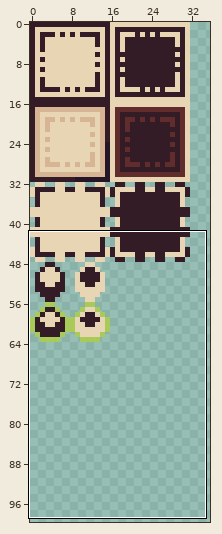
Pixel-art file -- assets/sprites/ui/menu-assets/atlas_ui_v2.aseprite. The first picture is a wide view before the edit; the outline marks the close-up.
Close-up. Before the commit:
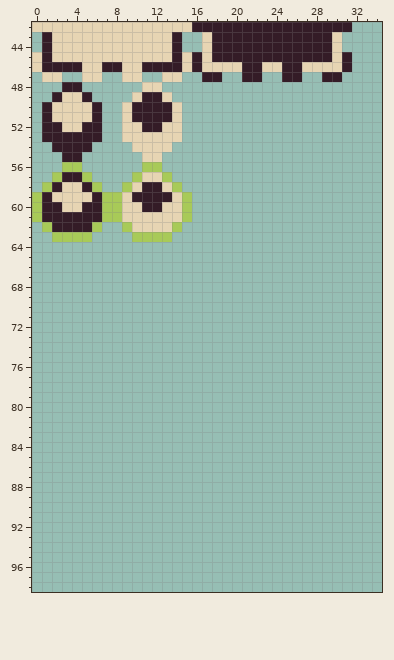
256x256 pixels, 1 frame. Shown: x 0..34, y 42..98. The old version is drawn lined up with the new one, on the new canvas. The wide view leaves out empty margins.
The same view after the edit:
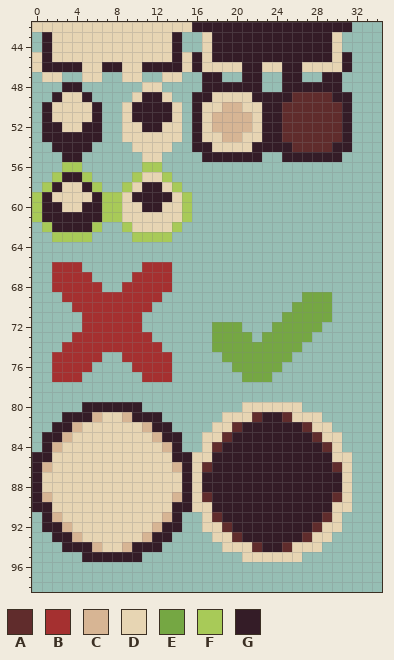
Palette (. is transparent): A #602c2c  B #a53030  C #d7b594  D #e7d5b3  E #75a743  F #a8ca58  G #341c27
What changed:
canvas 256x256 -> 128x128 (the part of the old canvas that was cut away was empty and is not shown)
The edit adds colour A in row 49 at x 26 to 29; in rows 50 to 53 at x 25 to 30; in row 54 at x 26 to 29; in row 81 at x 22 and 25; in row 82 at x 20 and 27; in row 83 at x 19 and 28.
The edit adds colour A in row 84 at x 18 and 29; in row 86 at x 17 and 30; in row 89 at x 17 and 30; in row 91 at x 18 and 29; in row 92 at x 19 and 28; in row 93 at x 20 and 27.
The edit adds colour A in row 94 at x 22 and 25.
The edit adds colour B in row 66 at x 2 to 4 and 11 to 13; in row 67 at x 2 to 5 and 10 to 13; in row 68 at x 2 to 6 and 9 to 13; in row 69 at x 3 to 12; in row 70 at x 4 to 11; in rows 71 to 72 at x 5 to 10.
The edit adds colour B in row 73 at x 4 to 11; in row 74 at x 3 to 12; in row 75 at x 2 to 6 and 9 to 13; in row 76 at x 2 to 5 and 10 to 13; in row 77 at x 2 to 4 and 11 to 13.
The edit adds colour C in row 50 at x 19 to 20; in rows 51 to 52 at x 18 to 21; in row 53 at x 19 to 20; in row 81 at x 6 and 9; in row 82 at x 4 and 11; in row 83 at x 3 and 12.
The edit adds colour C in row 84 at x 2 and 13; in row 86 at x 1 and 14; in row 89 at x 1 and 14; in row 91 at x 2 and 13; in row 92 at x 3 and 12; in row 93 at x 4 and 11.
The edit adds colour C in row 94 at x 6 and 9.
The edit adds colour D in row 49 at x 18 to 21; in row 50 at x 17 to 18 and 21 to 22; in rows 51 to 52 at x 17 and 22; in row 53 at x 17 to 18 and 21 to 22; in row 54 at x 18 to 21; in row 80 at x 21 to 26.
The edit adds colour D in row 81 at x 7 to 8, 19 to 21 and 26 to 28; in row 82 at x 5 to 10, 18 to 19 and 28 to 29; in row 83 at x 4 to 11, 17 to 18 and 29 to 30; in row 84 at x 3 to 12, 17 and 30; in row 85 at x 2 to 13, 16 to 17 and 30 to 31; in row 86 at x 2 to 13, 16 and 31.
The edit adds colour D in rows 87 to 88 at x 1 to 14, 16 and 31; in row 89 at x 2 to 13, 16 and 31; in row 90 at x 2 to 13, 16 to 17 and 30 to 31; in row 91 at x 3 to 12, 17 and 30; in row 92 at x 4 to 11, 17 to 18 and 29 to 30; in row 93 at x 5 to 10, 18 to 19 and 28 to 29.
The edit adds colour D in row 94 at x 7 to 8, 19 to 21 and 26 to 28; in row 95 at x 21 to 26.
The edit adds colour E in row 69 at x 27 to 29; in row 70 at x 26 to 29; in row 71 at x 25 to 29; in row 72 at x 18 to 20 and 24 to 28; in row 73 at x 18 to 21 and 23 to 27; in row 74 at x 18 to 26.
The edit adds colour E in row 75 at x 19 to 25; in row 76 at x 20 to 24; in row 77 at x 21 to 23.
The edit adds colour G in row 48 at x 17 to 22 and 25 to 30; in row 49 at x 16 to 17, 22 to 25 and 30 to 31; in rows 50 to 53 at x 16, 23 to 24 and 31; in row 54 at x 16 to 17, 22 to 25 and 30 to 31; in row 55 at x 17 to 22 and 25 to 30; in row 80 at x 5 to 10.
The edit adds colour G in row 81 at x 3 to 5, 10 to 12 and 23 to 24; in row 82 at x 2 to 3, 12 to 13 and 21 to 26; in row 83 at x 1 to 2, 13 to 14 and 20 to 27; in row 84 at x 1, 14 and 19 to 28; in row 85 at x 0 to 1, 14 to 15 and 18 to 29; in row 86 at x 0, 15 and 18 to 29.
The edit adds colour G in rows 87 to 88 at x 0, 15 and 17 to 30; in row 89 at x 0, 15 and 18 to 29; in row 90 at x 0 to 1, 14 to 15 and 18 to 29; in row 91 at x 1, 14 and 19 to 28; in row 92 at x 1 to 2, 13 to 14 and 20 to 27; in row 93 at x 2 to 3, 12 to 13 and 21 to 26.
The edit adds colour G in row 94 at x 3 to 5, 10 to 12 and 23 to 24; in row 95 at x 5 to 10.
Boxes around the changes in both close-ups, in picture pixels (x1, y1, x2, y2):
added: (192, 82, 352, 162)
added: (32, 262, 352, 562)
